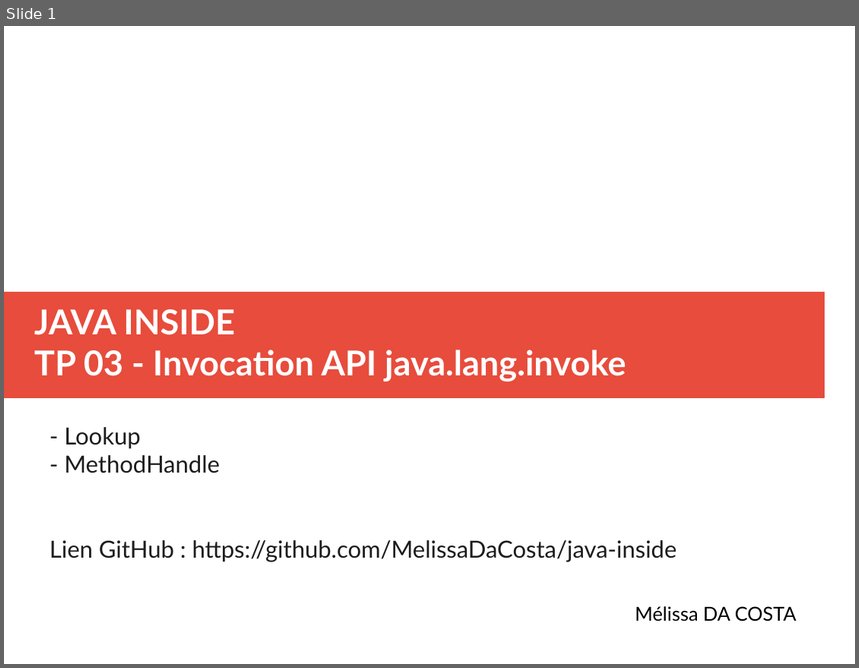
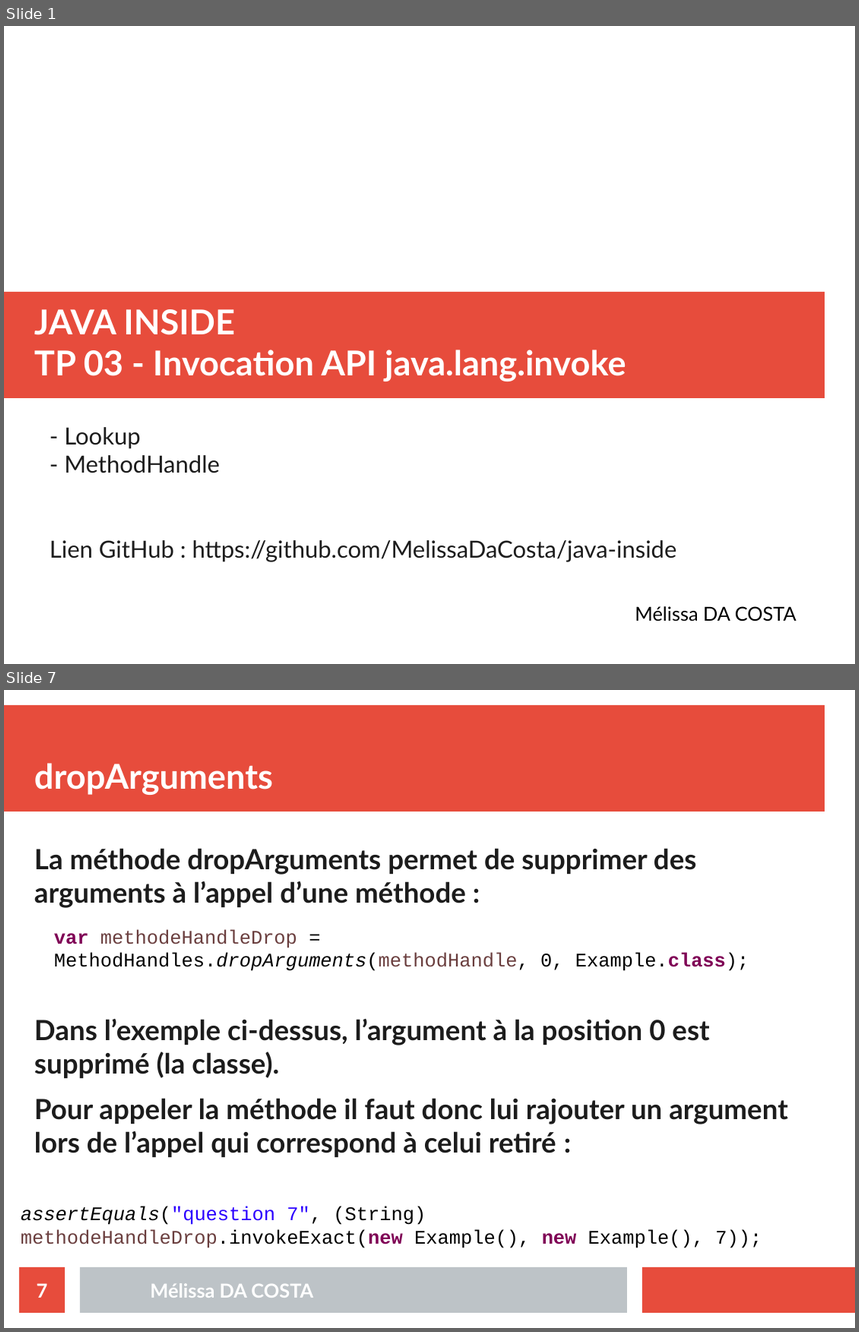
Before and after one commit to MelissaDaCosta/java-inside, a slide deck: lab3/Mélissa_DA_COSTA_slides_TP03.odp. Shown one above the other, each under a label of ours: slide 1 before the commit, slides 1 and 7 after it; the slides between them are not shown. The pictures are 859x668 and 859x1332 pixels, drawn with LibreOffice and Linux fonts; fonts in the diff are those of the drawing. Boxes give left, top, right and bottom in pixels: in the first picture for what was removed or moved away, otherwise in the second. Text is boxed around its words. In the diff, an @@ line names an element or a change of style, - is before the commit and + after.

```diff
--- a/lab3/Mélissa_DA_COSTA_slides_TP03.odp
+++ b/lab3/Mélissa_DA_COSTA_slides_TP03.odp
@@ slide 7 added at <box>4,690,855,1328</box>, background #FFFFFF @@
@@ rectangle added at <box>4,705,825,812</box>, fill #E74C3C @@
@@ title added at <box>34,763,273,795</box>, 32 pt, text #FFFFFF, bold @@
+dropArguments
@@ text added at <box>34,848,788,1157</box>, 26 pt, text #1C1C1C, bold @@
+La méthode dropArguments permet de supprimer des arguments à l’appel d’une méthode :
+Dans l’exemple ci-dessus, l’argument à la position 0 est supprimé (la classe).
+Pour appeler la méthode il faut donc lui rajouter un argument lors de l’appel qui correspond à celui retiré :
@@ text added at <box>54,929,750,971</box>, 18 pt, text #000000 @@
+var methodeHandleDrop = MethodHandles.dropArguments(methodHandle, 0, Example.class);
@@ text added at <box>21,1207,762,1249</box>, 18 pt, text #000000 @@
+assertEquals("question 7", (String) methodeHandleDrop.invokeExact(new Example(), new Example(), 7));
@@ page number added at <box>19,1268,65,1313</box>, fill #E74C3C, 18 pt, text #FFFFFF, bold @@
+7
@@ rectangle added at <box>80,1268,627,1313</box>, fill #BDC3C7 @@
@@ rectangle added at <box>643,1268,855,1313</box>, fill #E74C3C @@
@@ text added at <box>150,1284,313,1298</box>, 18 pt, text #FFFFFF, bold @@
+Mélissa DA COSTA
```
Also in this commit, not shown: 1 slide changed, 5 other slides added, 5 slides removed, 4 other files.
